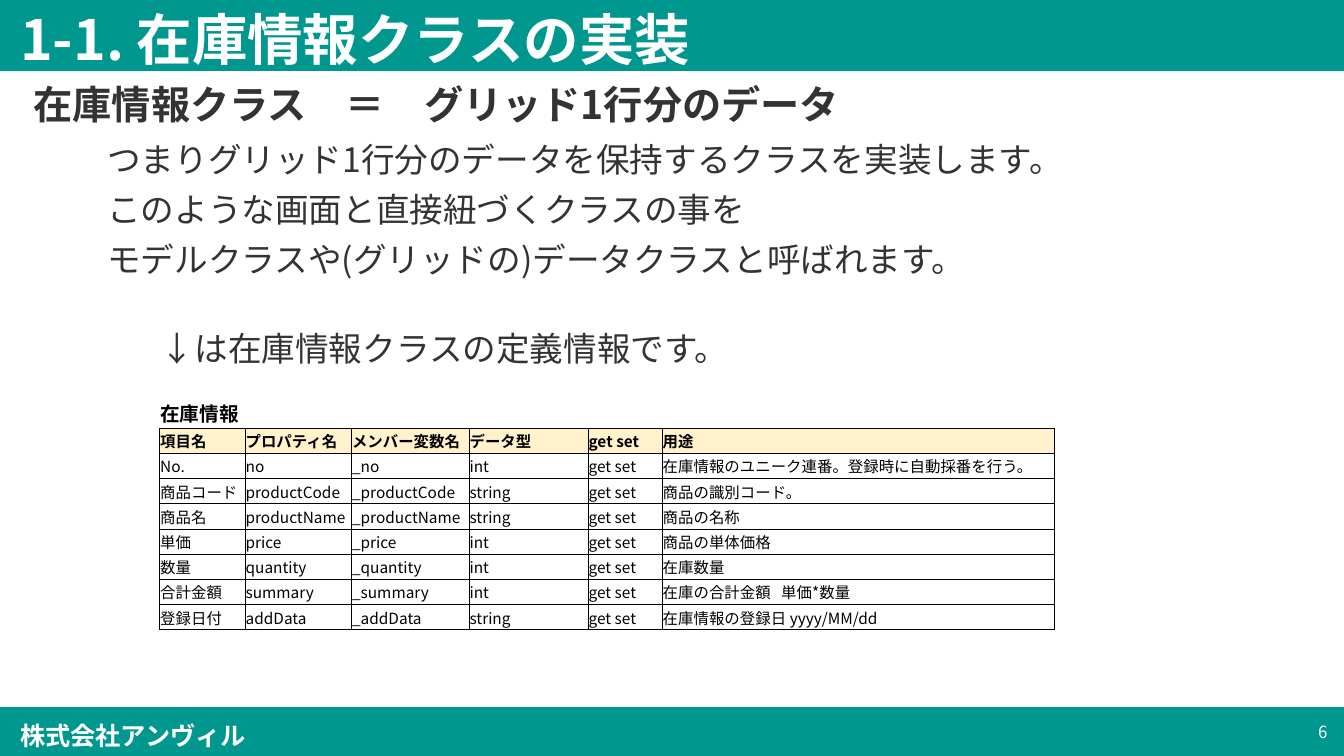
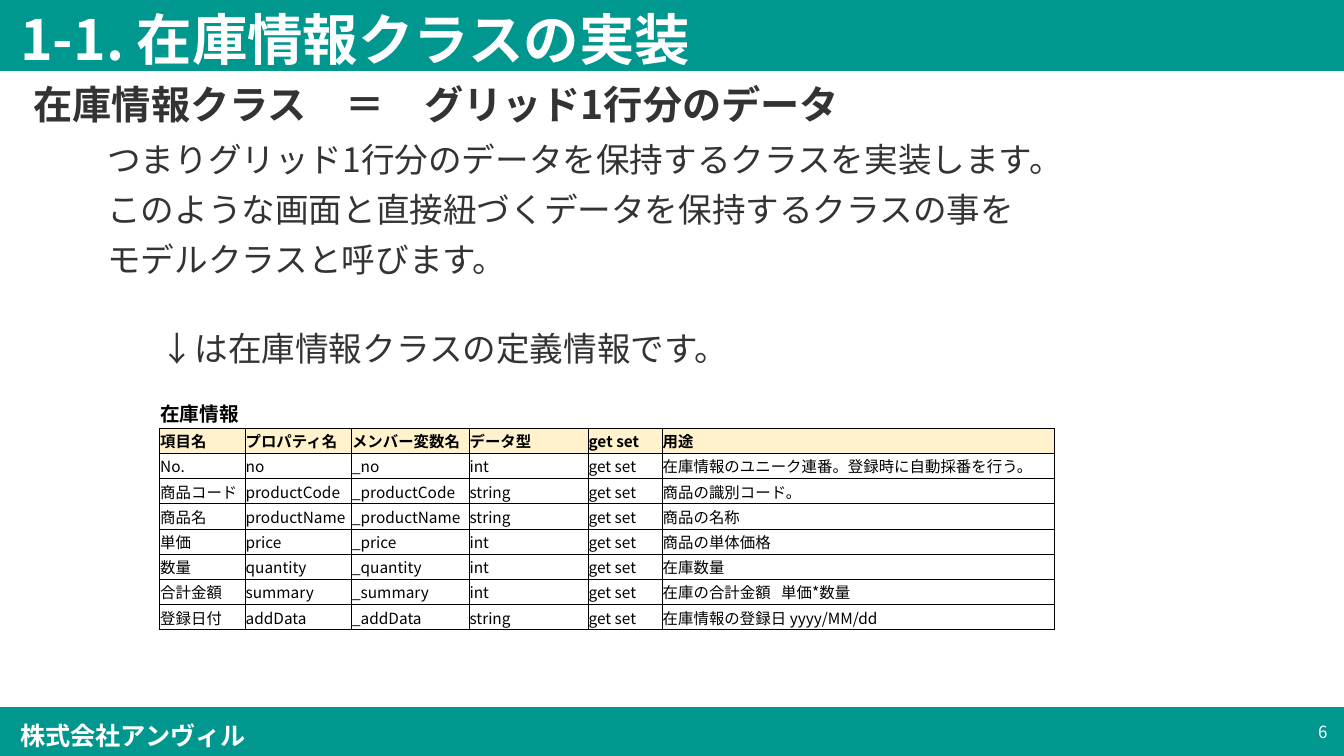
Before and after one commit to simada-anvil/trainingSample, a slide deck: slide 6 of trainingSample/[Anvil]プログラミング入門(仮題) (第1.0版) .pptx. Drawn at 1344x756 pixels with LibreOffice and Linux fonts; fonts in the diff are those of the drawing; background and template pictures are left out. Boxes give left, top, right and bottom in pixels: in the first picture for what was removed or moved away, otherwise in the second. Text is boxed around its words. In the diff, an @@ line names an element or a change of style, - is before the commit and + after.

```diff
--- a/trainingSample/[Anvil]プログラミング入門(仮題) (第1.0版) .pptx
+++ b/trainingSample/[Anvil]プログラミング入門(仮題) (第1.0版) .pptx
@@ text at box(107, 193, 1014, 275): text changed @@
-このような画面と直接紐づくクラスの事を
-モデルクラスや(グリッドの)データクラスと呼ばれます。
+このような画面と直接紐づくデータを保持するクラスの事を
+モデルクラスと呼びます。
```
Also in this commit, not shown: 12 slides added, 1 slide removed, 2 other files.
